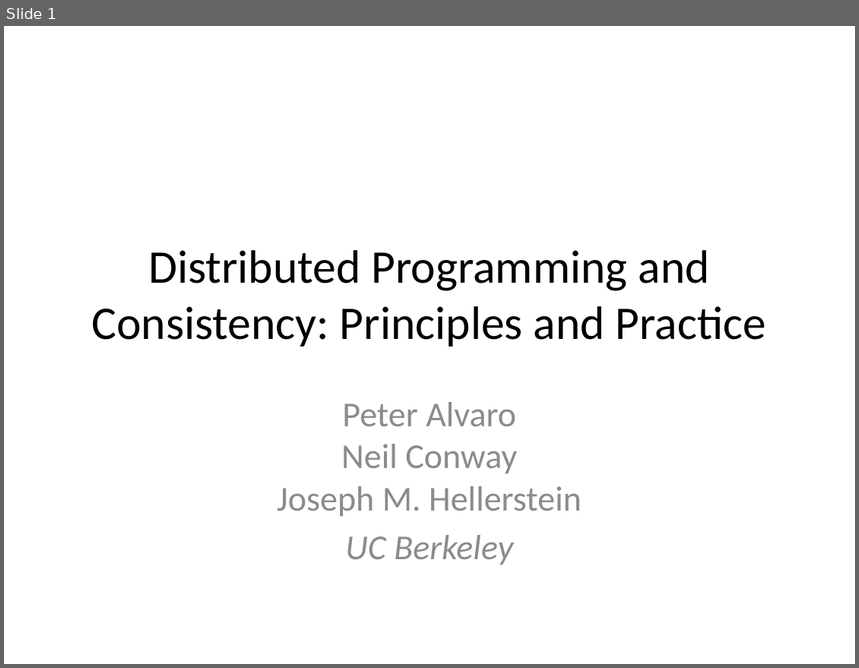
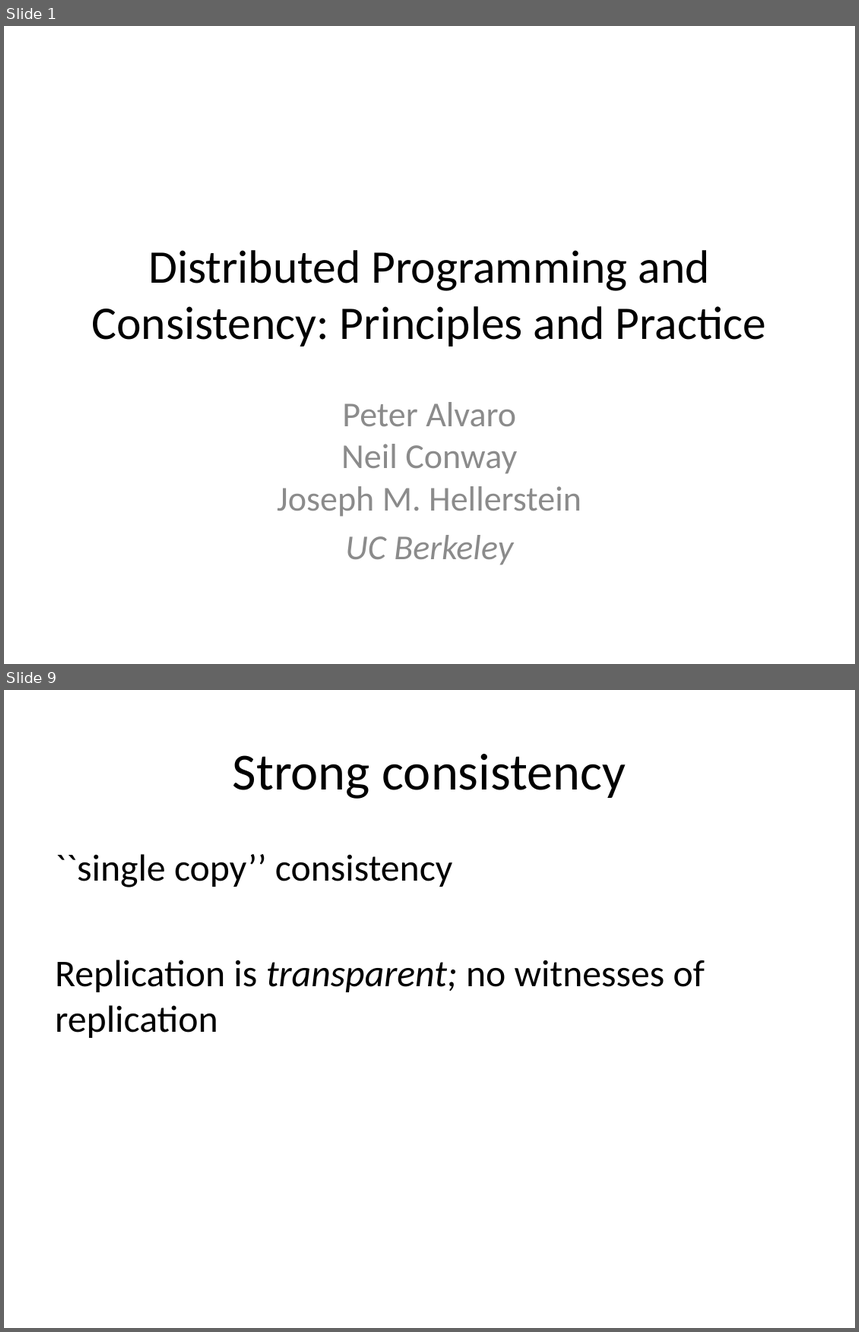
Before and after one commit to declarativitydotnet/declarativity, a slide deck: socc12-bloom-tutorial/slides/bloom-tutorial.pptx. Shown one above the other, each under a label of ours: slide 1 before the commit, slides 1 and 9 after it; the slides between them are not shown. The pictures are 859x668 and 859x1332 pixels, drawn with LibreOffice and Linux fonts; fonts in the diff are those of the drawing. Boxes give left, top, right and bottom in pixels: in the first picture for what was removed or moved away, otherwise in the second. Text is boxed around its words. In the diff, an @@ line names an element or a change of style, - is before the commit and + after.

```diff
--- a/socc12-bloom-tutorial/slides/bloom-tutorial.pptx
+++ b/socc12-bloom-tutorial/slides/bloom-tutorial.pptx
@@ slide 9 added at <box>4,690,855,1328</box>, background #FFFFFF @@
@@ title added at <box>233,754,626,799</box>, 44 pt, text #000000 @@
+Strong consistency
@@ text added at <box>55,854,705,1038</box>, 32 pt, text #000000 @@
+``single copy’’ consistency
+Replication is transparent; no witnesses of replication
```
Also in this commit, not shown: 48 other slides added.
